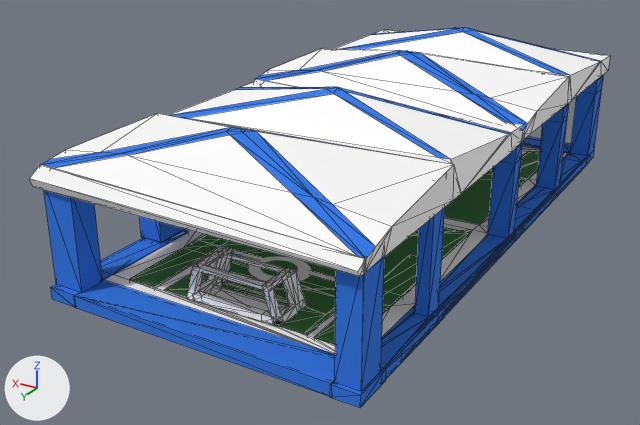
An edit to the glTF model src/assets/3dmodels/Playground.glb, drawn before and after from the same camera.
Before and after are seen from a camera (50 mm lens) standing at (-2.77, 5.36, 2.63) and looking at (0.24, 0.35, 0.12). The axes (+X, +Y, +Z) are drawn at lower left. The lights are the same throughout. Mesh edges are drawn as thin lines on the coarser meshes. Where no turn or scale is listed for an object, it has been applied to the vertices. Vertices at the same position are counted once.

The scene before the commit, as lines of its bpy script (objects in view):
```python
me_cube_144 = bpy.data.meshes.new('Cube.144')
me_cube_144.from_pydata(...)  # 737 vertices, 1416 faces; spans x -1.08..1.12, y -2.23..2.17, z 0.09..1.21
# faces by material slot: [894, 414, 108]
me_cube_144.materials.append(mat_material)  # white #ffffff
me_cube_144.materials.append(mat_ว_สด__001)  # blue #2c77e7
me_cube_144.materials.append(mat_ว_สด__002)  # dark green #3c793d
ob_cube_142 = bpy.data.objects.new('Cube.142', me_cube_144)
ob_cube_142.location = (-0.005, 0.009, -0.079)
```
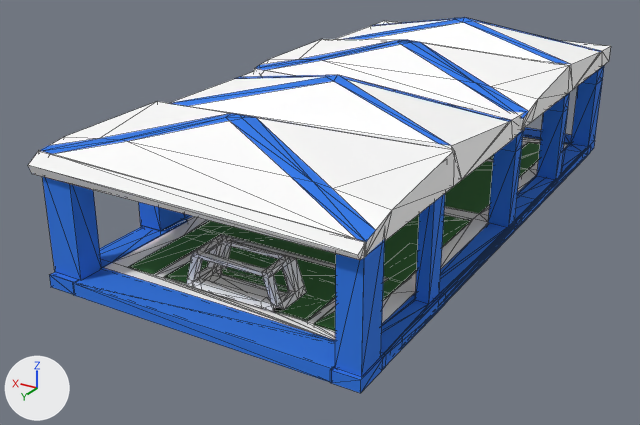
Pixel boxes (x1, y1, x2, y2) of what changed, in the pictures (640 x 425 px; the box of a moved part takes in the faces that stretch with it):
'Cube.142', reshaped, moved: before (29, 27, 610, 408); after (28, 17, 611, 393)
part 1 of me_cube_144, moved or reshaped: before (166, 227, 470, 336); after (165, 214, 470, 320)

What the commit changed:
me_cube_144 is used by ob_cube_142; location (-0.005, 0.009, -0.079).
me_cube_144 had 737 vertices, 1416 faces and spanned x -1.08..1.12, y -2.23..2.17, z 0.09..1.21.
me_cube_144 now has 745 vertices, 1415 faces and spans x -1.08..1.12, y -2.23..2.17, z 0.09..1.21.
Part 1, on me_cube_144:
5 faces are deleted.
8 vertices are added at x -0.8..0.73, y 0.08..1.79, z 0.19.
4 new faces join them, mat_ว_สด__002 (dark green #3c793d).
Object 'Cube.142' (ob_cube_142) moves from (-0.005, 0.009, -0.079) to (0.0, 0.0, 0.0).
